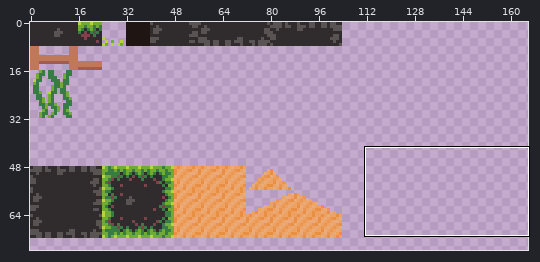
Two states of a pixel-art file, resources/textures/OverworldTileset.aseprite. Above, an overview of the earlier version with the close-up marked.
Close-up. Old version:
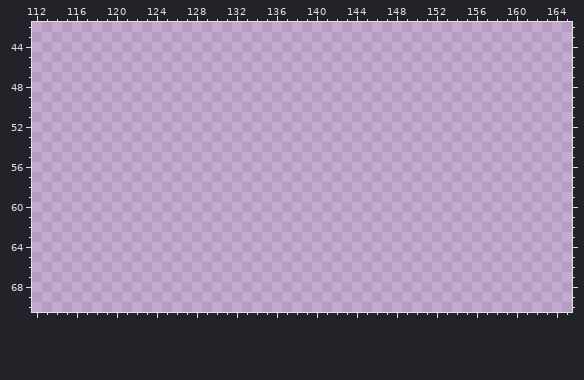
512x512 pixels, 1 frame. Shown: x 112..165, y 42..70. The wide view leaves out empty margins.
After:
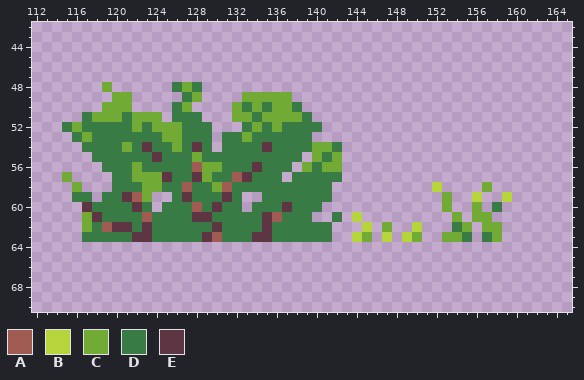
Palette (. is transparent): A #a05b53  B #b6d53c  C #71aa34  D #397b44  E #5e3643
Difference:
Changed rows in their new state; - is an unchanged pixel.
first column x 115:
48 ----C------DCD-------------------------------
49 -----CC-----DC----CCCCC----------------------
50 ----CCC----DC----CDCDCCD---------------------
51 --DCCCDCCC-DDD---CCDCCCCD--------------------
52 DCDDDDDCDCCCDDD---DCDCDDDD-------------------
53 -DCDDDDDDDCCDDD-DDCDDDDDD--------------------
54 --DDDDCDEDDCDED-DDDDEDDDDCCD-----------------
55 ---DDDDDDEDDDCDDDDDDDDDD-CDC-----------------
56 ----DDDCDDDDDACCDDDEDDD-CDCC-----------------
57 C----DDCCCEDDECDDAEDDD-DDDDD-----------------
58 -C---DDDCCDDADDCADDDDDDDDDD----------B----C--
59 -DD-DDEAC--DEDDDED--DDDDDDD-----------C--B--B
60 --EDDDDED-DDDADEDD-DDDEDDD------------C--C-D-
61 --CEDDDDADDDDEEDDDDDEADDD--D-B---------C-CC--
62 --CDAEEDEDDDDDDEDDDDEDDDDDD---B-C--B---DC-CC-
63 --DDDDDEEDDDDDEADDDEEDDDDDD--BC-B-BC--CCD-DC-
Changed places in both close-ups, as pixel boxes (x1, y1, x2, y2):
added: (62, 82, 512, 242)
